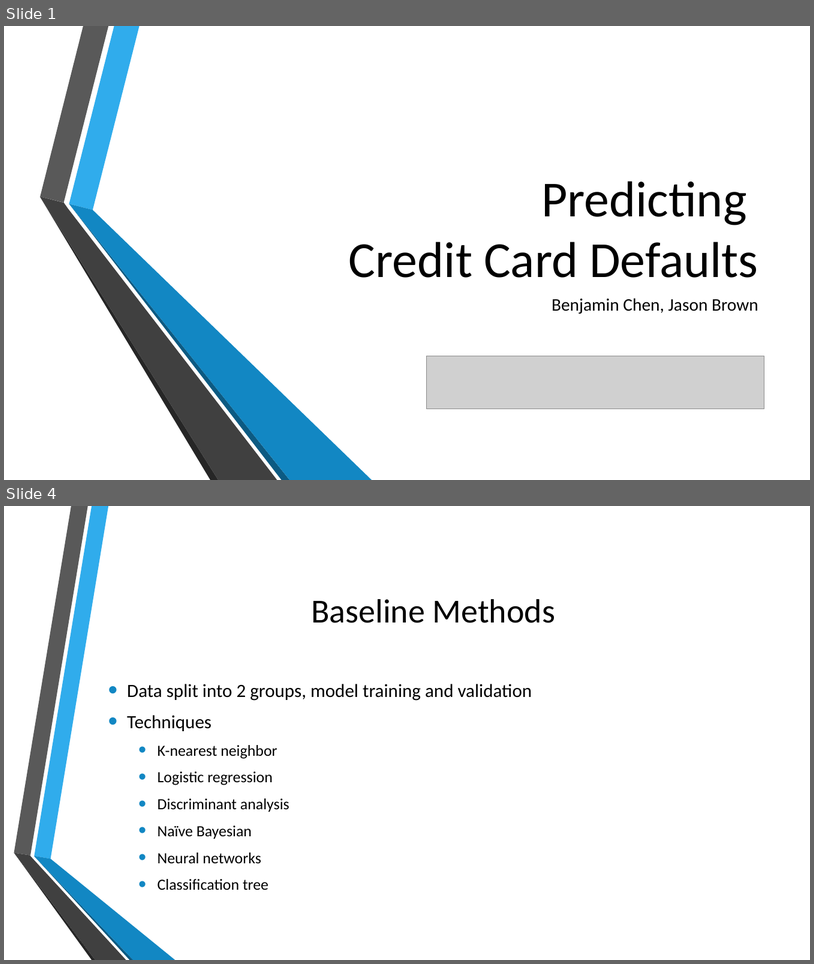
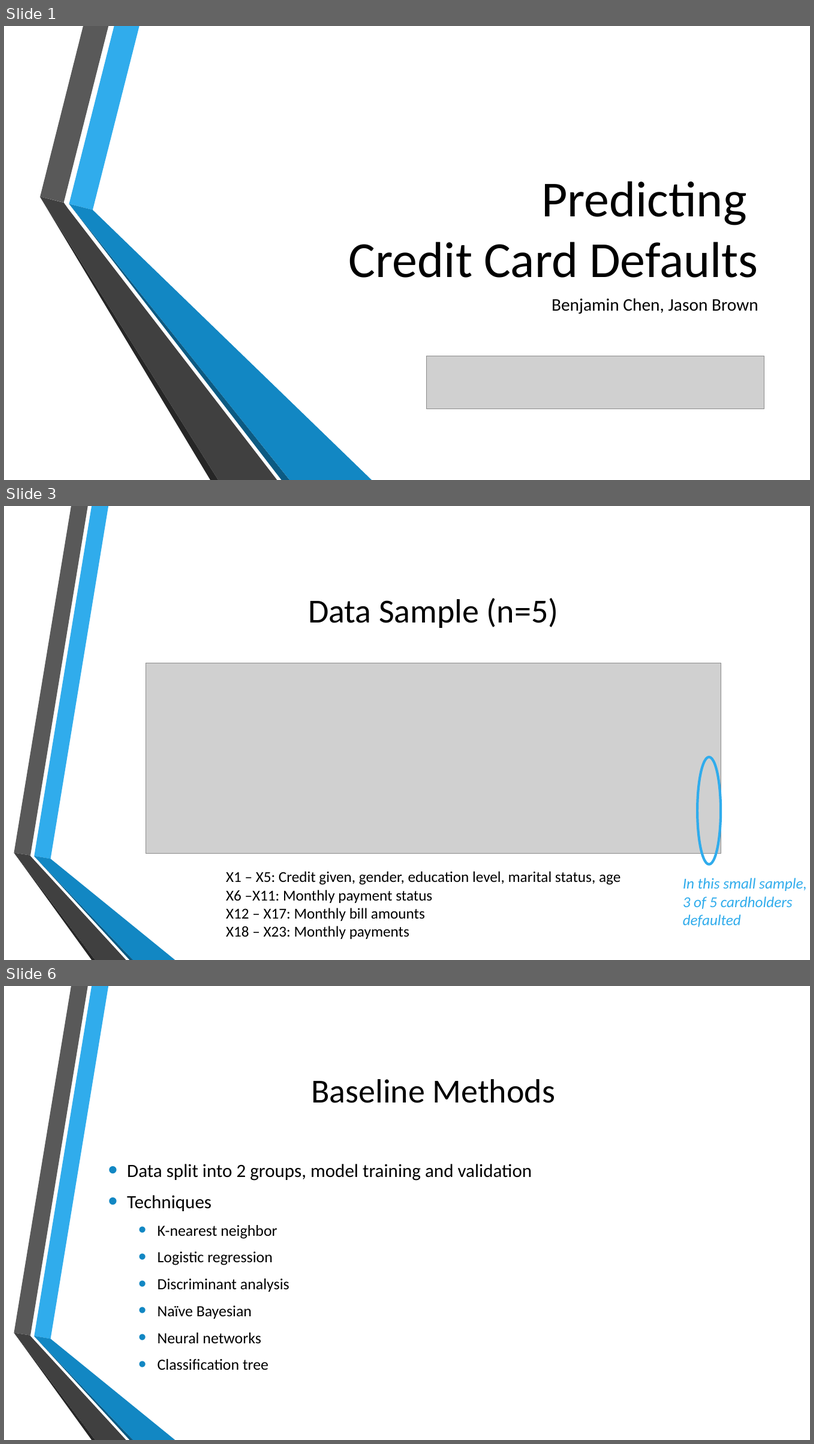
Before and after one commit to jb08/credit_card_default_ML, a slide deck: Predicting_Credit_Card_defaults.pptx. Shown one above the other, each under a label of ours: slides 1 and 4 before the commit, slides 1, 3 and 6 after it; the slides between them are not shown. The pictures are 814x964 and 814x1444 pixels, drawn with LibreOffice and Linux fonts; fonts in the diff are those of the drawing; grey boxes stand for pictures; background and template pictures are left out. Boxes give left, top, right and bottom in pixels: in the first picture for what was removed or moved away, otherwise in the second. Text is boxed around its words. In the diff, an @@ line names an element or a change of style, - is before the commit and + after.

```diff
--- a/Predicting_Credit_Card_defaults.pptx
+++ b/Predicting_Credit_Card_defaults.pptx
@@ slide 3 added at (x1=4, y1=506, x2=810, y2=960), background picture (left out); not listed: 6 template elements that a slide beside it also shows @@
@@ title added at (x1=308, y1=598, x2=558, y2=628), 40 pt, text #000000 @@
+Data Sample (n=5)
@@ picture added at (x1=146, y1=663, x2=722, y2=853) @@
@@ ellipse added at (x1=698, y1=757, x2=722, y2=864), outline #30ACEC 3 pt @@
@@ text added at (x1=226, y1=871, x2=621, y2=939), 18 pt, text #000000 @@
+  X1 – X5: Credit given, gender, education level, marital status, age
+  X6 –X11: Monthly payment status
+  X12 – X17: Monthly bill amounts
+  X18 – X23: Monthly payments
@@ text added at (x1=683, y1=877, x2=807, y2=927), 18 pt, text #30ACEC, italic @@
+  In this small sample,
+  3 of 5 cardholders
+  defaulted
@@ what was slide 4 is now slide 6 @@
```
Also in this commit, not shown: 2 slides changed, 1 other slide added, 5 other files.
